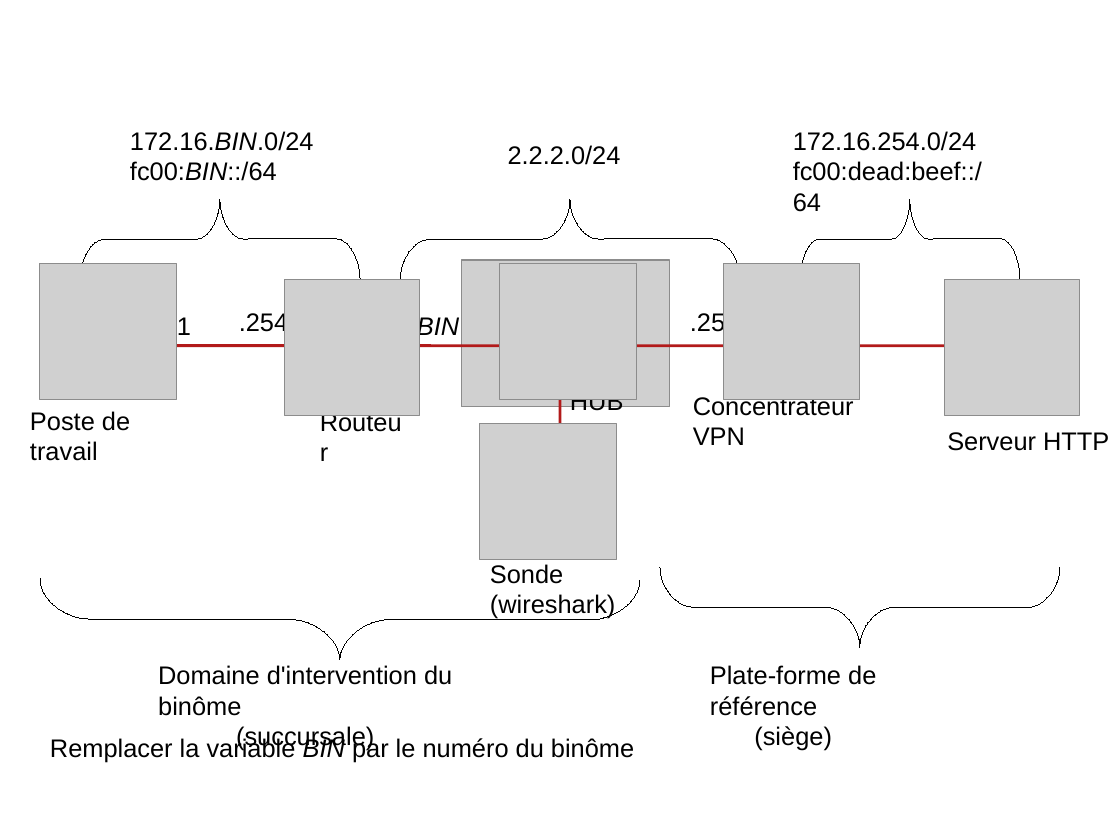
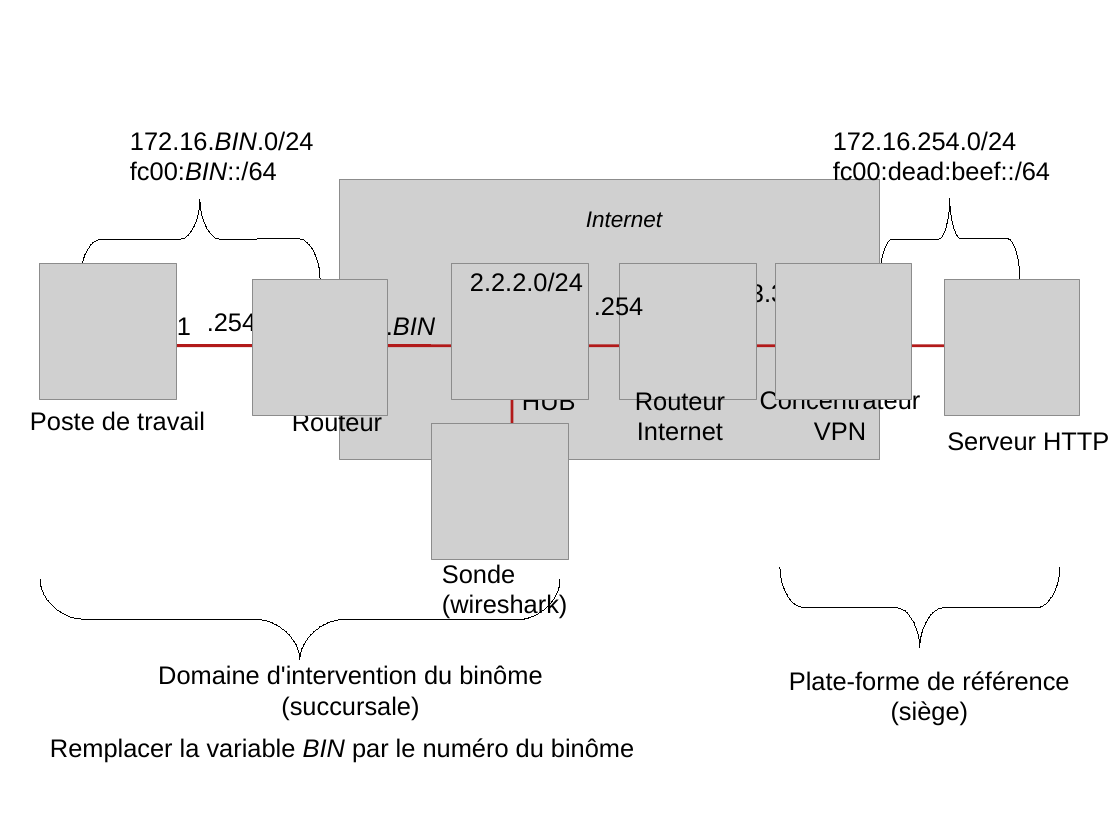
Before and after one commit to ocochard/TP-VPN, a slide deck: slide 2 of schemas.TP.odp. Drawn at 1120x840 pixels with LibreOffice and Linux fonts; fonts in the diff are those of the drawing; grey boxes stand for pictures. Boxes give left, top, right and bottom in pixels: in the first picture for what was removed or moved away, otherwise in the second. Text is boxed around its words. In the diff, an @@ line names an element or a change of style, - is before the commit and + after.

Commit message:
Ajout d’un routeur entre le concentrateur et le réseau Internet émulé

```diff
--- a/schemas.TP.odp
+++ b/schemas.TP.odp
@@ text "172.16.254.0/24" rewrapped from (793,131,982,212) to (833,131,1050,186) @@
@@ freeform shape: place and size @@
-freeform shape at (80,199,360,280)
+freeform shape at (80,198,320,279)
@@ picture: place and size @@
-picture at (461,260,671,408)
+picture at (340,180,880,460)
@@ freeform shape removed at (400,199,741,280) @@
@@ freeform shape: place and size @@
-freeform shape at (800,199,1020,279)
+freeform shape at (881,199,1021,279)
@@ text added at (586,211,662,228), 16 pt, text #000000, italic @@
+Internet
@@ text "2.2.2.0/24": place and size @@
-text "2.2.2.0/24" at (508,145,621,165)
+text "2.2.2.0/24" at (470,272,583,292)
@@ picture added at (620,263,756,399) @@
@@ picture: place and size @@
-picture at (724,263,860,399)
+picture at (775,263,912,399)
@@ text ".254": place and size @@
-text ".254" at (690,311,739,337)
+text ".254" at (594,294,643,320)
@@ text added at (750,281,856,307), 18 pt, text #000000 @@
+3.3.3.254
@@ 2 texts, 1 picture: place and size @@
-2 texts, 1 picture at (239,281,420,441)
+2 texts, 1 picture at (207,281,388,436)
@@ text ".BIN": place and size @@
-text ".BIN" at (410,314,459,340)
+text ".BIN" at (386,314,435,340)
@@ 2 pictures, 2 texts, 1 line: place and size @@
-2 pictures, 2 texts, 1 line at (480,263,636,619)
+2 pictures, 2 texts, 1 line at (432,263,588,619)
@@ text at (760,389,921,440): text changed @@
-Concentrateur VPN
+Concentrateur
+VPN
@@ text added at (635,392,725,441), 18 pt, text #000000 @@
+Routeur
+Internet
@@ freeform shape: place and size @@
-freeform shape at (660,567,1061,648)
+freeform shape at (780,567,1061,648)
@@ freeform shape: place and size @@
-freeform shape at (40,578,640,660)
+freeform shape at (40,579,561,661)
@@ text "Plate-forme de référence" rewrapped from (710,665,876,751) to (789,671,1069,726) @@
```
Also in this commit, not shown: 5 other files.
